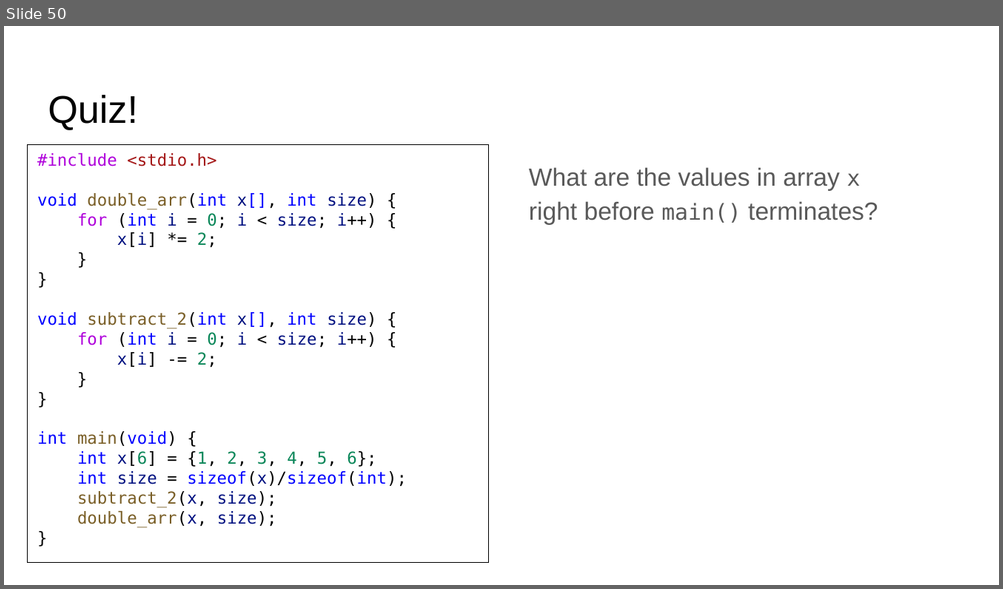
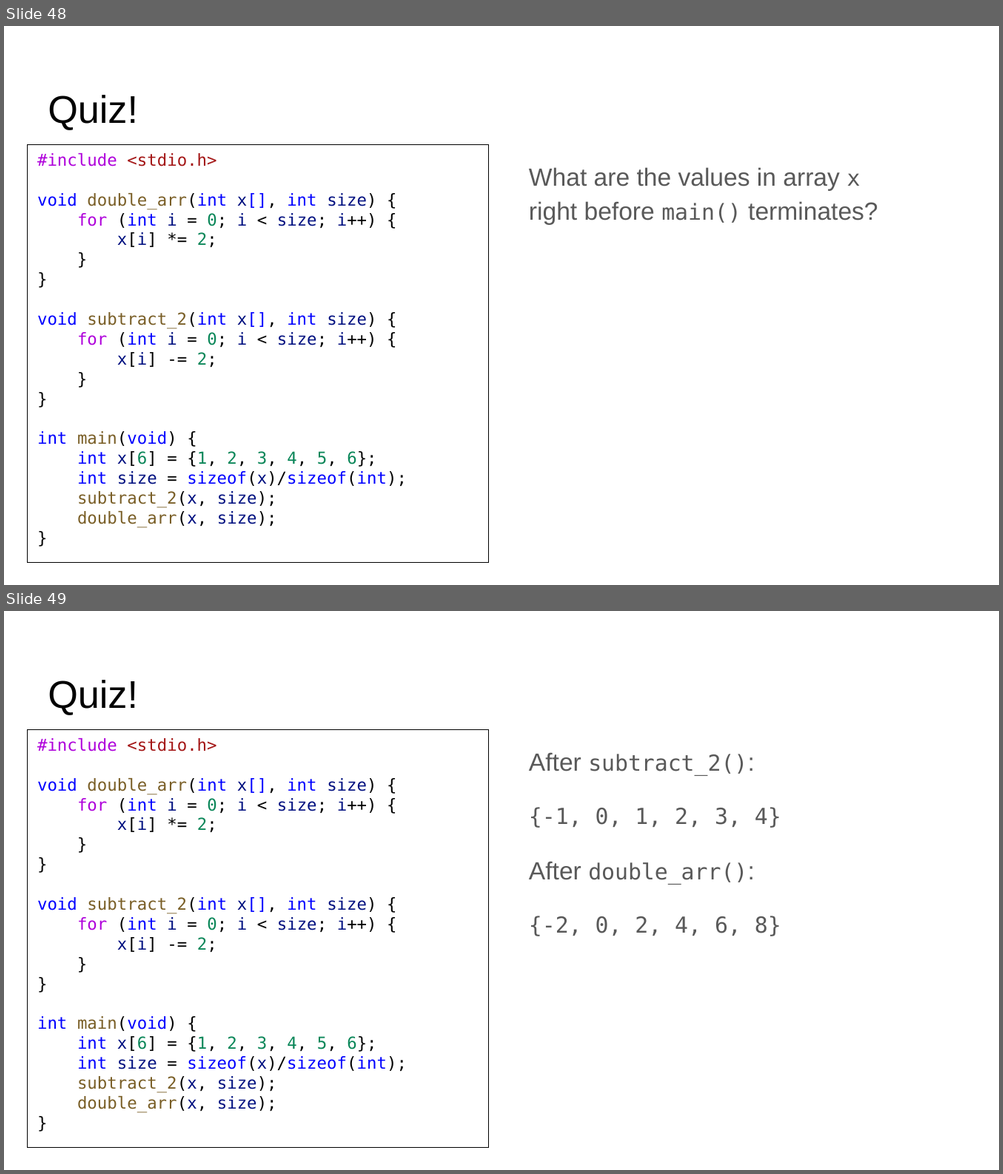
Before and after one commit to CA-run-2021-2022/CS101-code-clinic-1, a slide deck: Slides.pptx. Shown one above the other, each under a label of ours: slide 50 before the commit, slides 48 and 49 after it. The pictures are 1003x589 and 1003x1174 pixels, drawn with LibreOffice and Linux fonts; fonts in the diff are those of the drawing. Boxes give left, top, right and bottom in pixels: in the first picture for what was removed or moved away, otherwise in the second. Text is boxed around its words. In the diff, an @@ line names an element or a change of style, - is before the commit and + after.

```diff
--- a/Slides.pptx
+++ b/Slides.pptx
@@ slide 49 added at [4, 611, 999, 1170], background #FFFFFF @@
@@ title added at [48, 680, 138, 715], 28 pt, text #000000 @@
+Quiz!
@@ rectangle added at [28, 729, 489, 1148], outline #000000 0.75 pt, 12 pt, text #000000 @@
+#include <stdio.h>
+void double_arr(int x[], int size) {
+for (int i = 0; i < size; i++) {
+x[i] *= 2;
+}
+}
+void subtract_2(int x[], int size) {
+for (int i = 0; i < size; i++) {
+x[i] -= 2;
+}
+}
+int main(void) {
+int x[6] = {1, 2, 3, 4, 5, 6};
+int size = sizeof(x)/sizeof(int);
+subtract_2(x, size);
+double_arr(x, size);
+}
@@ text added at [529, 752, 781, 937], 16 pt, text #595959 @@
+After subtract_2():
+{-1, 0, 1, 2, 3, 4}
+After double_arr():
+{-2, 0, 2, 4, 6, 8}
@@ what was slide 50 is now slide 48 @@
```
Also in this commit, not shown: 2 slides changed, 2 slides removed.
